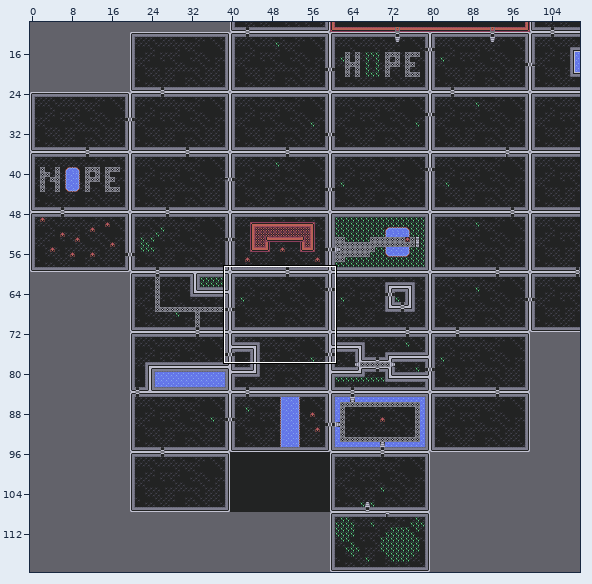
Tiled map (JSON) -- assets/tilemaps/map.json. Above: a wide view before the commit, with the close-up outlined.
Close-up. Before the edit:
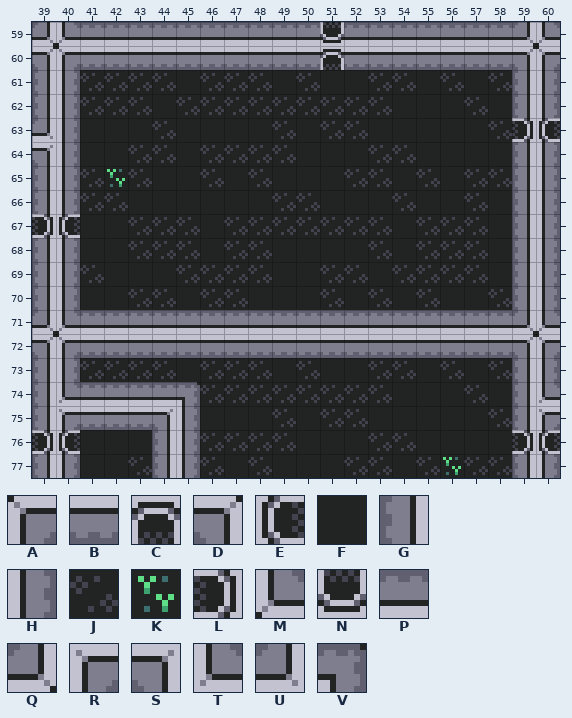
Cells are 8x8 px. Shown: x 39..60, y 59..77. The commit also changed other parts of the map, which this record leaves out.
Key: from "tileset": A 0, B 1, C 2, D 3, E 8, F 9, G 11, H 16, J 17, K 18, L 19, M 24, N 25, P 26, Q 27, R 38, S 39, T 46, U 47, V 54.
_ is an empty cell.
Objects are placed by their top-left corner, in cells (3,4 is the top-left corner of cell 3,4); size is 1x1 cell unless given.
Layer "map" before, first column x 39:
59 QMPPPPPPPPPPNPPPPPPPQM
60 DABBBBBBBBBBCBBBBBBBDA
61 GHJJJJFJJJFJFFJJFJFJGH
62 GHJJJFJJJJJJJJJFFFJFGH
63 UHFFFJFFFFJFJJFFFFFJLE
64 SHFFJJFJJJJFFFJJFFFFGH
65 GHJKJFFJFJFFFJJFJFJJGH
66 GHJJFFFFFFJJFFFJFFJFGH
67 LEFFJJJFJJJJJJJFJJJFGH
68 GHFFJJJFJJFFFFJFJJJFGH
69 GHJFFFJJJJFFJJFJJJJFGH
70 GHFFJJFJJFFFJFJFJFFJGH
71 QMPPPPPPPPPPPPPPPPPPQM
72 DABBBBBBBBBBBBBBBBBBDA
73 GHJJJJFJJJFJFFJJFJFJGH
74 GTPPPPVJJJJJJJJFFFJFGT
75 GRBBBSHFFFJFJJFFFFFJGR
76 LEFFFGHJJJJFFFJJFFFFLE
77 GHFFJGHJFJFFFJJFJKJJGH
The same view after the edit:
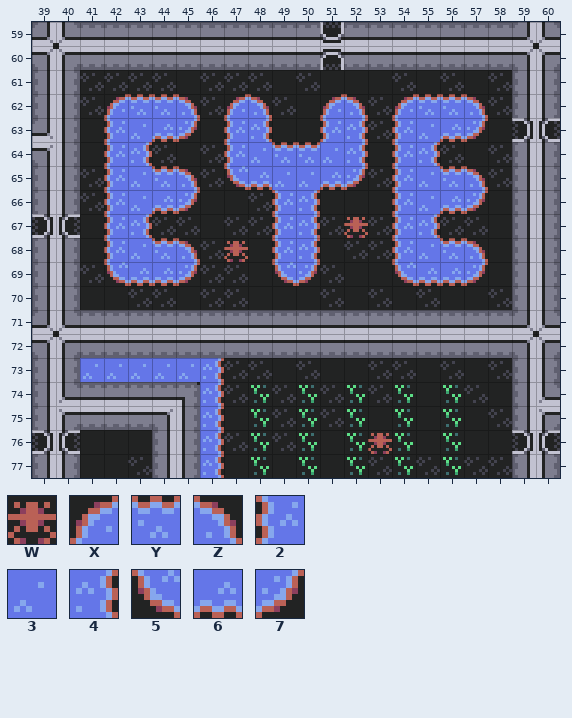
Further tiles: from "tileset": W 32, X 33, Y 34, Z 35, 2 41, 3 42, 4 43, 5 49, 6 50, 7 51.
The edit:
Layer "map":
y 61: x 53 J -> F
y 62: x 42..45 JJFJ -> XYYZ; x 47..48 JJ -> XZ; x 50..52 JJJ -> FXZ; x 54..58 FFFJF -> XYYZJ
y 63: x 42..45 FFJF -> 2367; x 47..49 FFJ -> 24F; x 51..58 JJFFFFFJ -> 24J2367F
y 64: x 42..43 FJ -> 24; x 47..56 JJJFFFJJFF -> 23YY34F24J; x 58 F -> J
y 65: x 42..45 KJFF -> 23YZ; x 47..52 FJFFFJ -> 563367; x 54..57 FJFJ -> 23YZ
y 66: x 42..45 JFFF -> 2367; x 48..50 FJJ -> J24; x 54..57 JFFJ -> 2367
y 67: x 42..43 FJ -> 24; x 49..50 JJ -> 24; x 54..55 FJ -> 24
y 68: x 42..46 FJJJF -> 23YZJ; x 48..50 JFF -> F24; x 52 F -> J; x 54..57 FJJJ -> 23YZ
y 69: x 42..45 FFFJ -> 5667; x 48..50 JFF -> F57; x 52 J -> F; x 54..57 JJJJ -> 5667
y 73: x 41..46 JJJJFJ -> 333334
y 74: x 46 J -> 4; x 48 J -> K; x 50 J -> K; x 52 J -> K; x 54 F -> K; x 56 F -> K
y 75: x 46 F -> 4; x 48 F -> K; x 50 F -> K; x 52 J -> K; x 54 F -> K; x 56 F -> K
y 76: x 46 J -> 4; x 48 J -> K; x 50 F -> K; x 52 F -> K; x 54 J -> K; x 56 F -> K
y 77: x 46 J -> 4; x 48 J -> K; x 50 F -> K; x 52 J -> K; x 54 F -> K
Layer "objects":
added: W "spider" at 52,67
added: W "spider" at 47,68
added: W "spider" at 53,76
Where, in picture pixels (left, top, right, bottom), the same in both close-ups:
changed: (104, 73, 512, 286)
changed: (80, 358, 224, 478)
changed: (248, 385, 272, 475)
changed: (296, 385, 320, 475)
changed: (344, 385, 416, 475)
changed: (443, 385, 461, 451)
